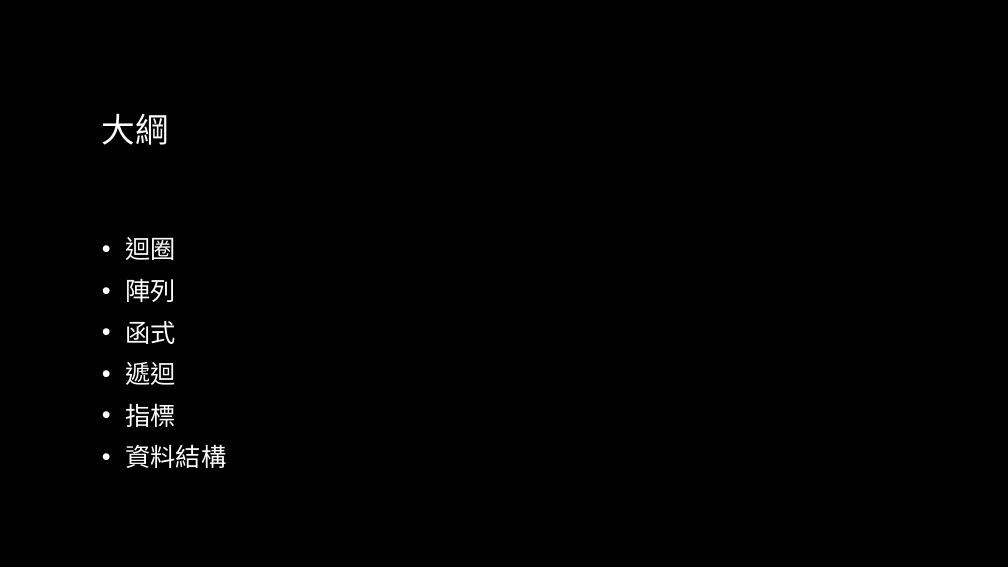
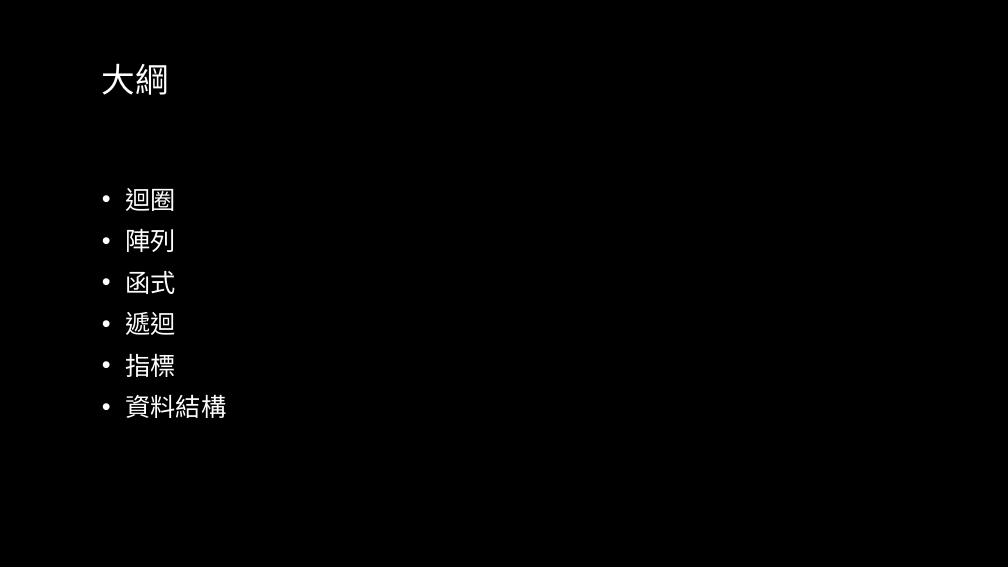
Before and after one commit to liuutin9/2023_summer_camp, a slide deck: slide 2 of 電機_C_Day_2.pptx. Drawn at 1008x567 pixels with LibreOffice and Linux fonts; fonts in the diff are those of the drawing; background and template pictures are left out. Boxes give left, top, right and bottom in pixels: in the first picture for what was removed or moved away, otherwise in the second. Text is boxed around its words. In the diff, an @@ line names an element or a change of style, - is before the commit and + after.

```diff
--- a/電機_C_Day_2.pptx
+++ b/電機_C_Day_2.pptx
@@ title "大綱": place and size @@
-title "大綱" at bbox=[102, 113, 169, 145]
+title "大綱" at bbox=[102, 63, 169, 95]
@@ text "迴圈": place and size @@
-text "迴圈" at bbox=[126, 237, 227, 468]
+text "迴圈" at bbox=[126, 188, 227, 418]
```
Also in this commit, not shown: 30 other slides changed.
